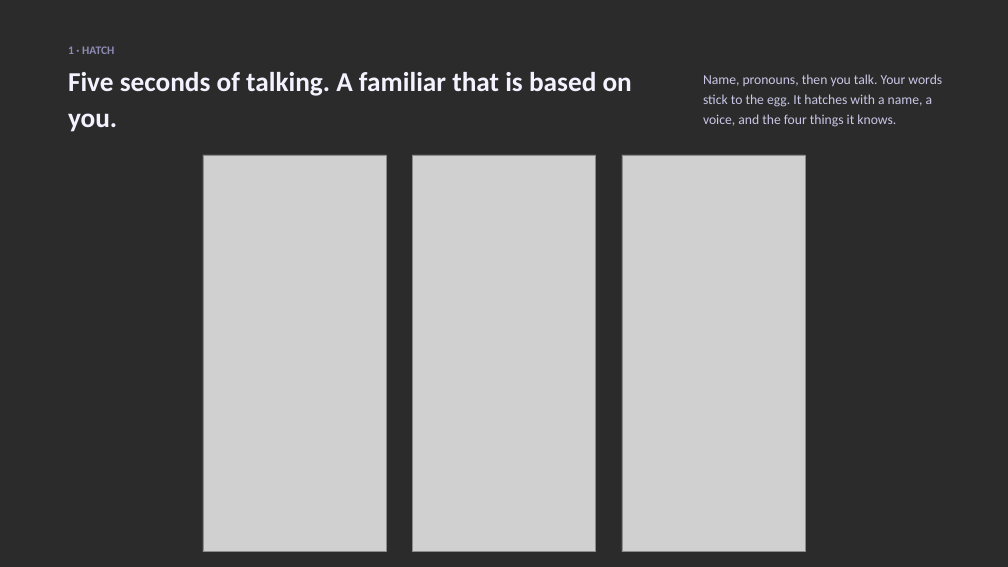
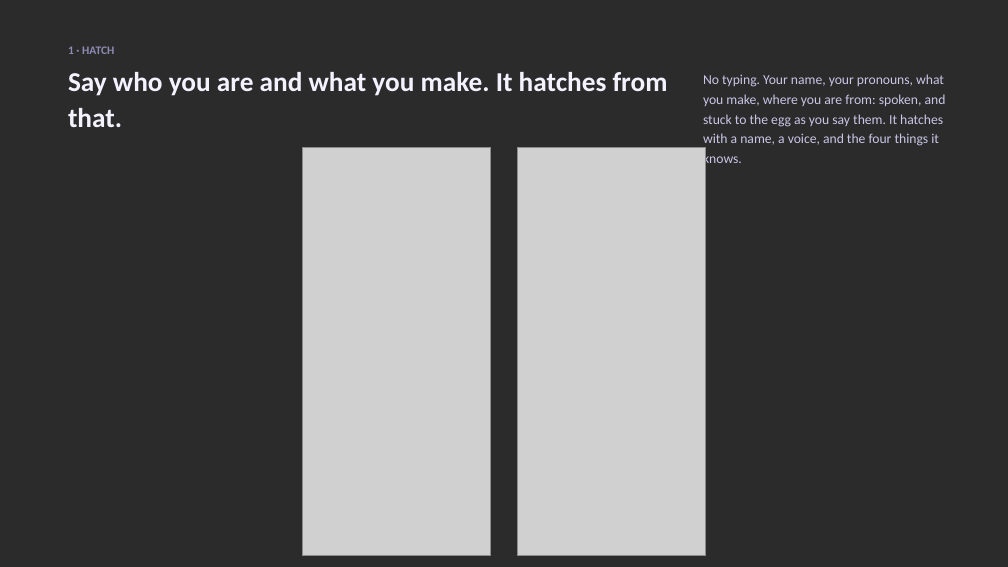
Before and after one commit to ojpbarbosa/hackcmu-2026, a slide deck: slide 4 of docs/deck/familiars.pptx. Drawn at 1008x567 pixels with LibreOffice and Linux fonts; fonts in the diff are those of the drawing; grey boxes stand for pictures; background and template pictures are left out; a plain dark background stands for a picture behind light text. Boxes give left, top, right and bottom in pixels: in the first picture for what was removed or moved away, otherwise in the second. Text is boxed around its words. In the diff, an @@ line names an element or a change of style, - is before the commit and + after.

```diff
--- a/docs/deck/familiars.pptx
+++ b/docs/deck/familiars.pptx
@@ text at <box>68,72,668,127</box>: text changed @@
-Five seconds of talking. A familiar that is based on you.
+Say who you are and what you make. It hatches from that.
@@ text at <box>703,74,946,168</box>: text changed @@
-Name, pronouns, then you talk. Your words stick to the egg. It hatches with a name, a voice, and the four things it knows.
+No typing. Your name, your pronouns, what you make, where you are from: spoken, and stuck to the egg as you say them. It hatches with a name, a voice, and the four things it knows.
@@ picture: place and size @@
-picture at <box>203,155,386,552</box>
+picture at <box>302,147,491,556</box>
@@ picture: place and size @@
-picture at <box>413,155,596,552</box>
+picture at <box>517,147,706,556</box>
@@ picture removed at <box>622,155,805,552</box> @@
```
Also in this commit, not shown: 5 other files.
